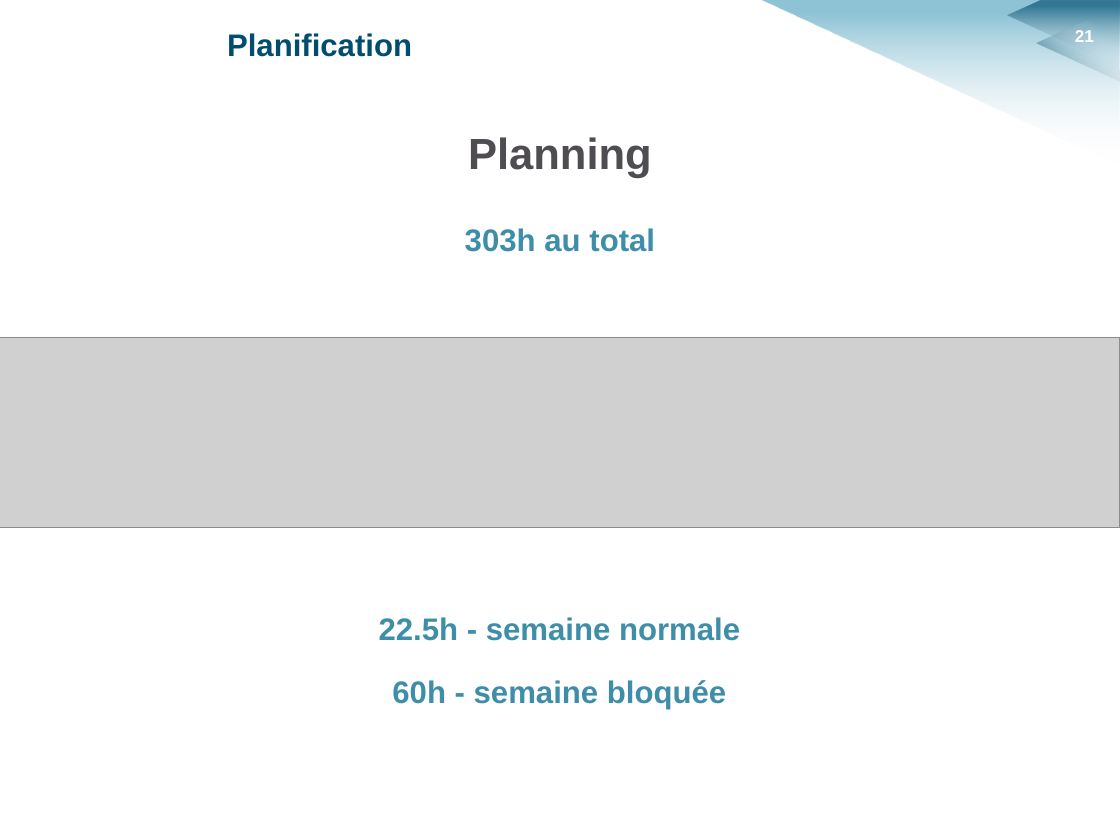
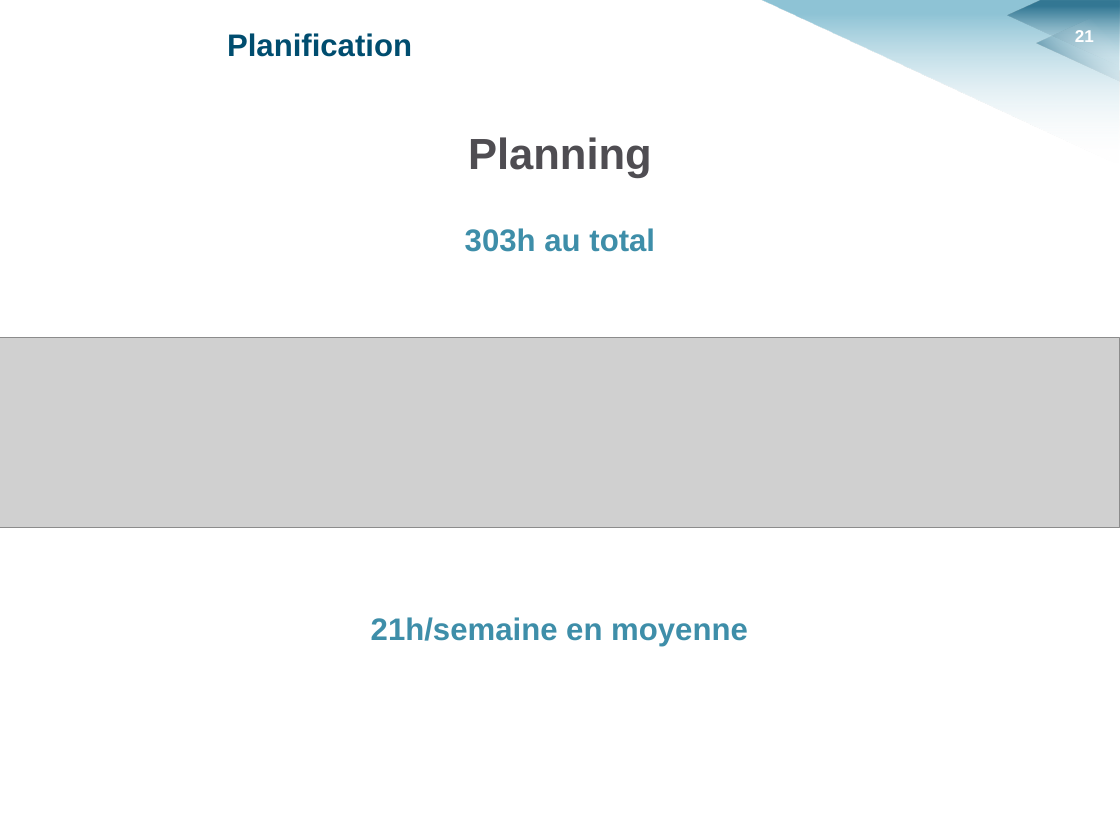
Before and after one commit to HKervadec/korrigolo, a slide deck: slide 21 of soutenances/planification/soutenance_planification.pptx. Drawn at 1120x840 pixels with LibreOffice and Linux fonts; fonts in the diff are those of the drawing; grey boxes stand for pictures; background and template pictures are left out. Boxes give left, top, right and bottom in pixels: in the first picture for what was removed or moved away, otherwise in the second. Text is boxed around its words. In the diff, an @@ line names an element or a change of style, - is before the commit and + after.

```diff
--- a/soutenances/planification/soutenance_planification.pptx
+++ b/soutenances/planification/soutenance_planification.pptx
@@ text at [371, 617, 748, 647]: text changed @@
-22.5h - semaine normale
+21h/semaine en moyenne
@@ text removed at [392, 680, 726, 709] @@
-60h - semaine bloquée
```
Also in this commit, not shown: 3 other slides changed, 1 other file.
